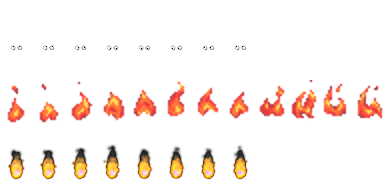
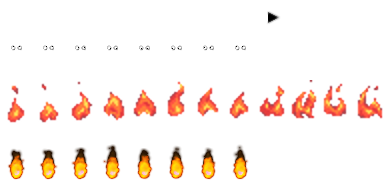
Two versions of the same layered image (384px x 192px). Layer-by-layer changes:
added layer "arrow" above "eye" over (266, 11, 281, 25)
painted on "movement" over (7, 144, 249, 180)
